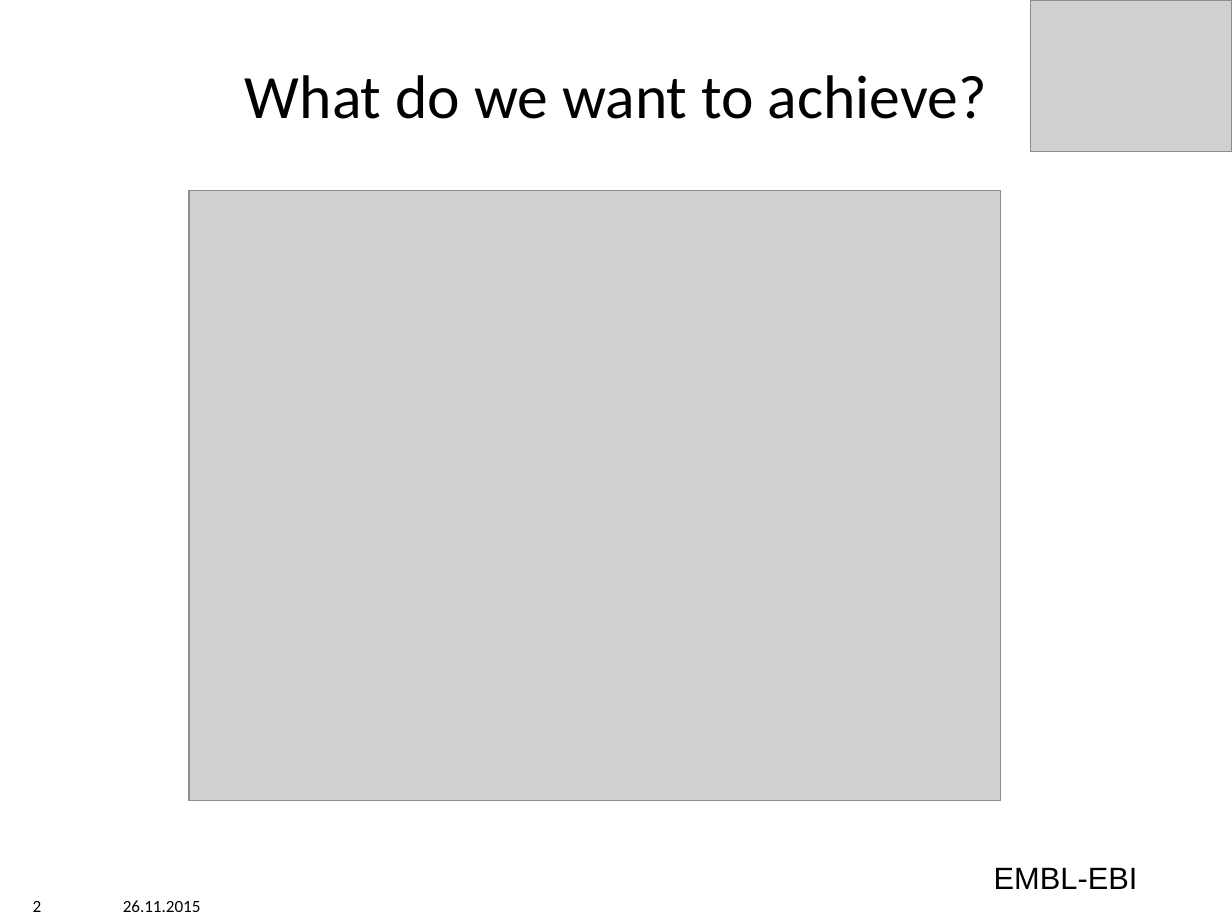
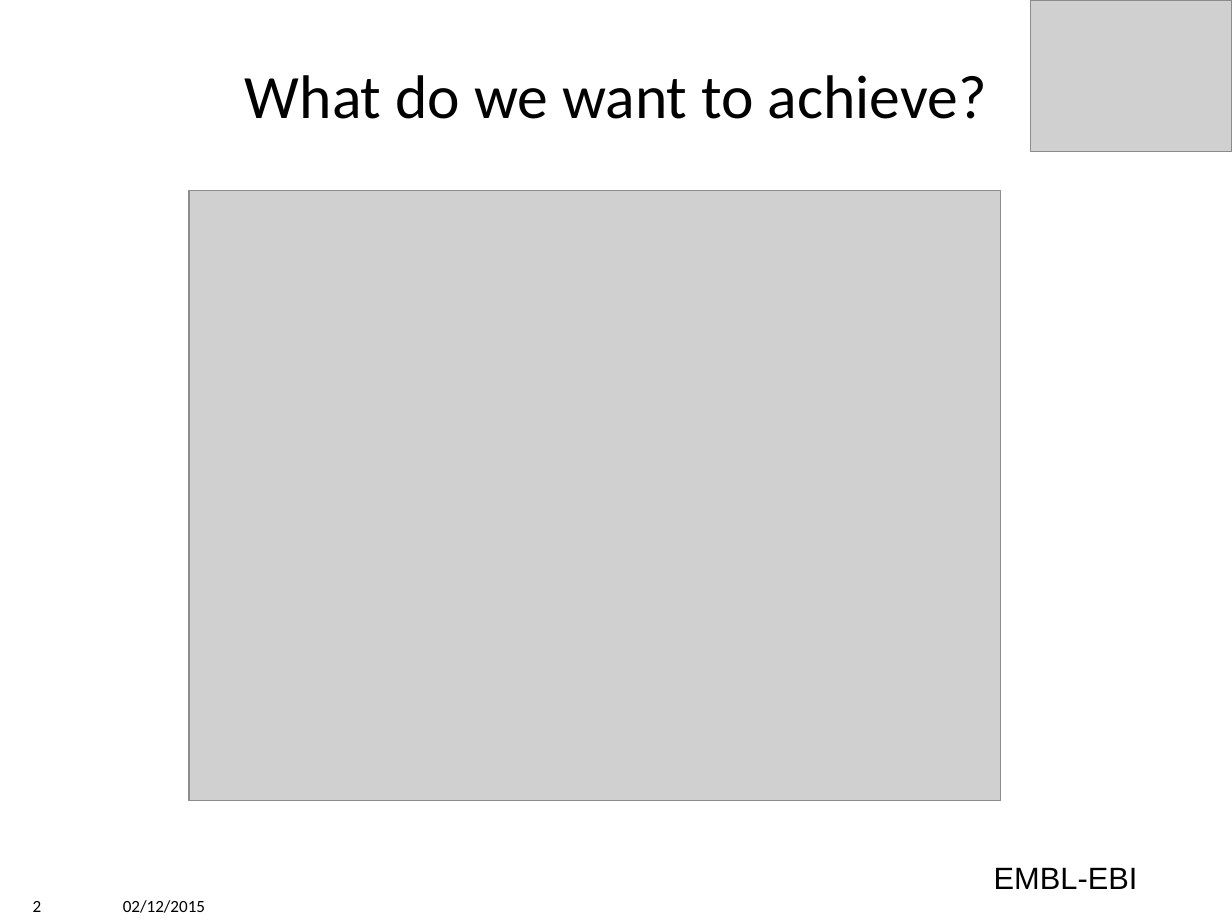
Before and after one commit to ebi-uniprot/ProtVista, a slide deck: slide 2 of hands-on/BioJS_combineComponents.pptx. Drawn at 1232x924 pixels with LibreOffice and Linux fonts; fonts in the diff are those of the drawing; grey boxes stand for pictures; background and template pictures are left out. Boxes give left, top, right and bottom in pixels: in the first picture for what was removed or moved away, otherwise in the second. Text is boxed around its words. In the diff, an @@ line names an element or a change of style, - is before the commit and + after.

```diff
--- a/hands-on/BioJS_combineComponents.pptx
+++ b/hands-on/BioJS_combineComponents.pptx
@@ text at <box>123,900,205,913</box>: text changed @@
-26.11.2015
+02/12/2015
```
Also in this commit, not shown: 10 other slides changed, 1 slide added, 1 other file.
